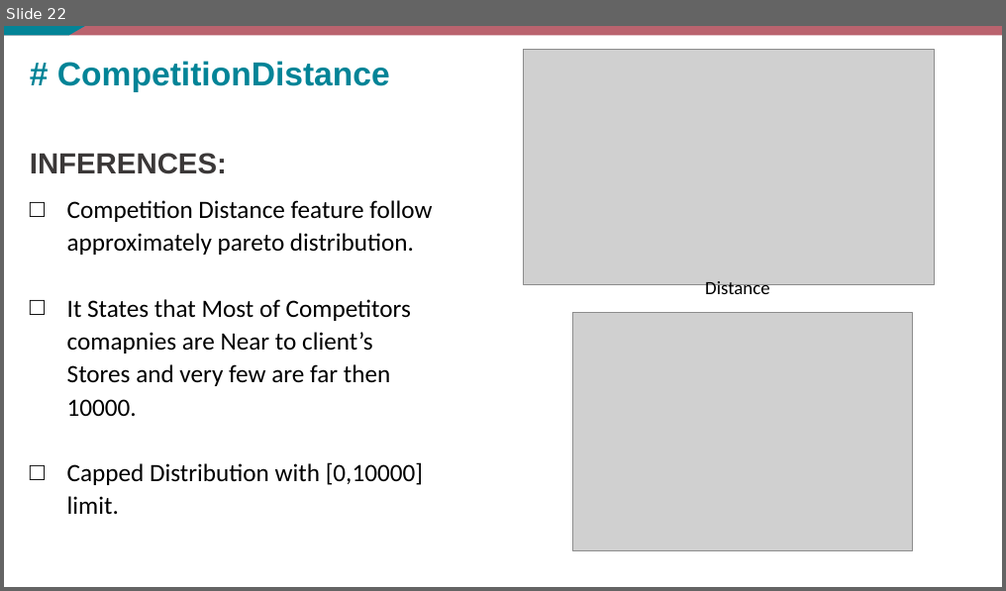
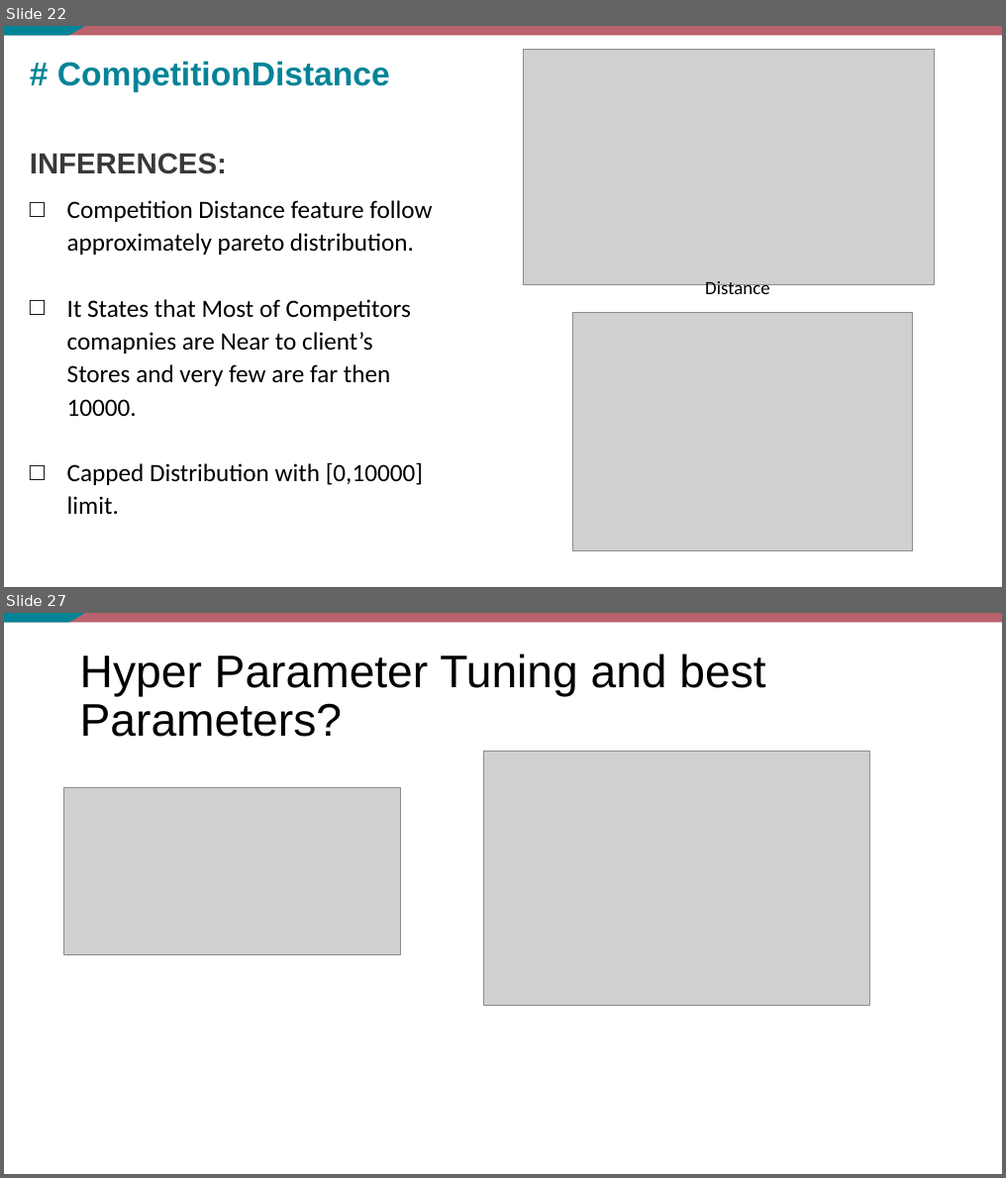
Before and after one commit to akesh-0909/Sales-Analysis-and-forecasting, a slide deck: BUSINESS REPORTS.pptx. Shown one above the other, each under a label of ours: slide 22 before the commit, slides 22 and 27 after it; the slides between them are not shown. The pictures are 1006x591 and 1006x1178 pixels, drawn with LibreOffice and Linux fonts; fonts in the diff are those of the drawing; grey boxes stand for pictures. Boxes give left, top, right and bottom in pixels: in the first picture for what was removed or moved away, otherwise in the second. Text is boxed around its words. In the diff, an @@ line names an element or a change of style, - is before the commit and + after.

```diff
--- a/BUSINESS REPORTS.pptx
+++ b/BUSINESS REPORTS.pptx
@@ slide 27 added at (x1=4, y1=613, x2=1002, y2=1174), background #FFFFFF; not listed: 2 template elements that a slide beside it also shows @@
@@ title added at (x1=80, y1=654, x2=765, y2=737), 44 pt, text #000000 @@
+Hyper Parameter Tuning and best Parameters?
@@ picture added at (x1=484, y1=752, x2=869, y2=1006) @@
@@ picture added at (x1=63, y1=787, x2=400, y2=956) @@
```
Also in this commit, not shown: 2 slides changed, 5 other slides added, 18 slides removed.
